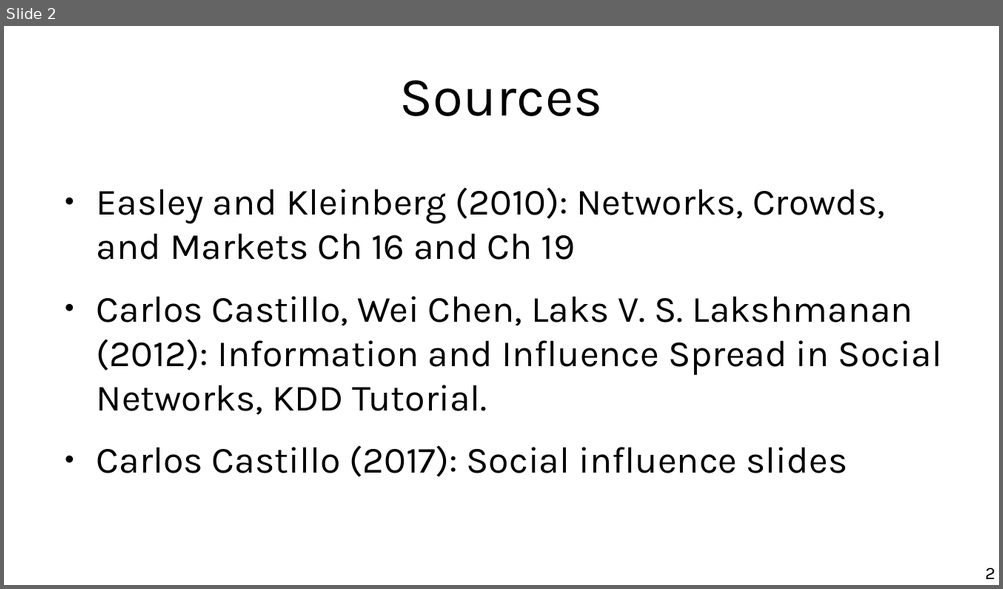
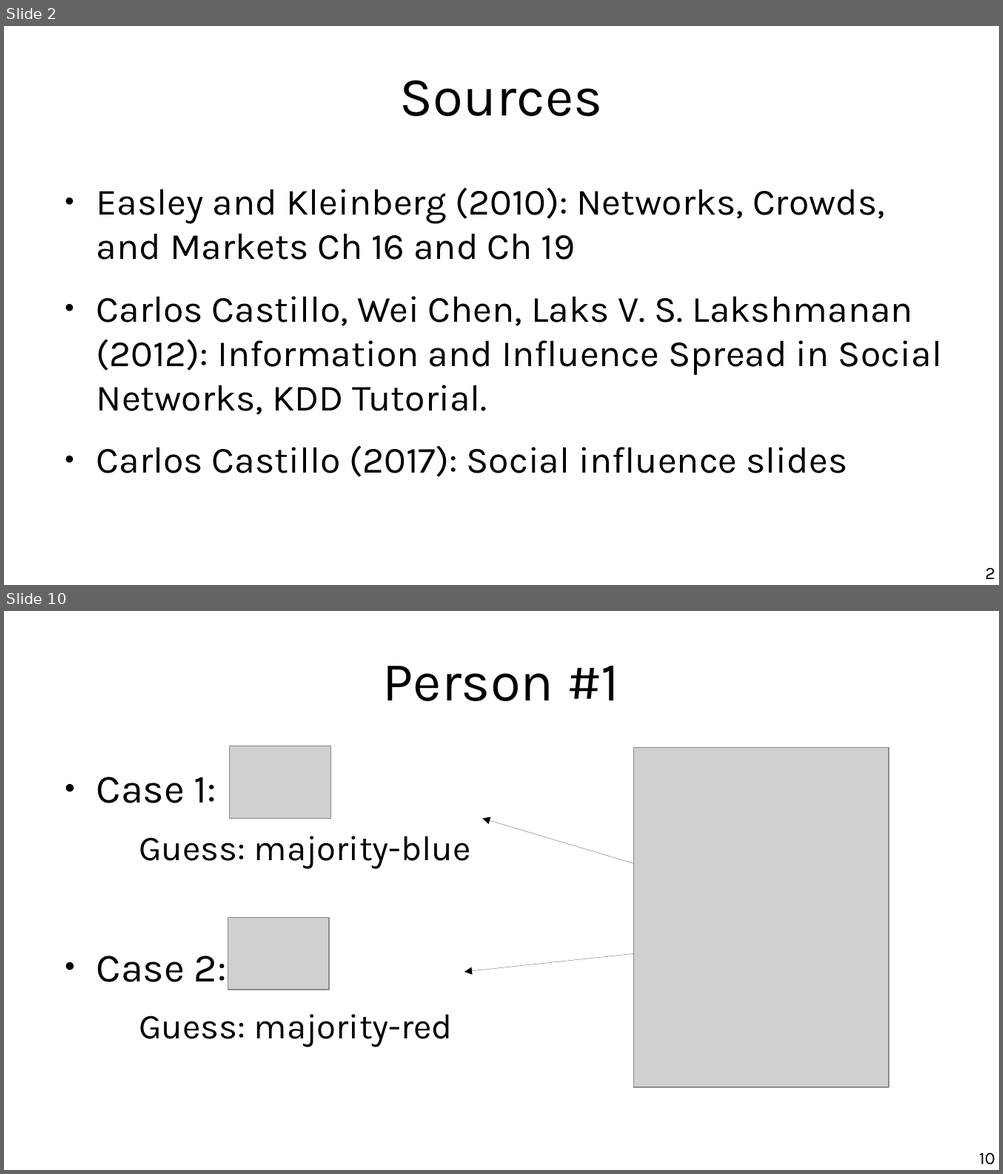
Before and after one commit to chatox/networks-science-course, a slide deck: theory/tt17_spreading_phenomena.odp. Shown one above the other, each under a label of ours: slide 2 before the commit, slides 2 and 10 after it; the slides between them are not shown. The pictures are 1003x589 and 1003x1174 pixels, drawn with LibreOffice and Linux fonts; fonts in the diff are those of the drawing; grey boxes stand for pictures. Boxes give left, top, right and bottom in pixels: in the first picture for what was removed or moved away, otherwise in the second. Text is boxed around its words. In the diff, an @@ line names an element or a change of style, - is before the commit and + after.

```diff
--- a/theory/tt17_spreading_phenomena.odp
+++ b/theory/tt17_spreading_phenomena.odp
@@ slide 10 added at [4,611,999,1170], background #FFFFFF @@
@@ title added at [383,666,619,701], 44 pt, text #000000 @@
+Person #1
@@ picture added at [230,746,330,819] @@
@@ picture added at [634,748,888,1088] @@
@@ text added at [96,777,471,1048], 28 pt, text #000000 @@
+● Case 1:
+  Guess: majority-blue
+● Case 2:
+  Guess: majority-red
@@ arrow added from (634, 863) to (482, 819), #000000 0 pt @@
@@ picture added at [227,918,329,990] @@
@@ arrow added from (634, 954) to (464, 972), #000000 0 pt @@
@@ page number added at [979,1153,995,1165], 14 pt, text #000000 @@
+10
```
Also in this commit, not shown: 16 other slides added, 2 slides removed.
